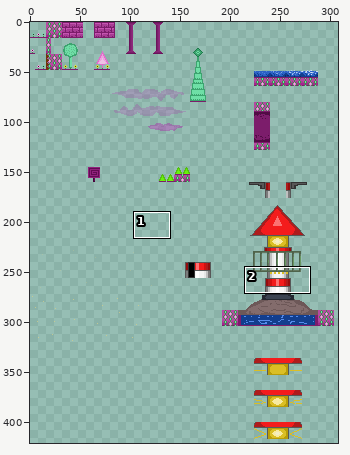
Sprite sheet -- map/tilesheet.png. Above: a wide view before the commit, with the close-up outlined.
Close-up. The starting point:
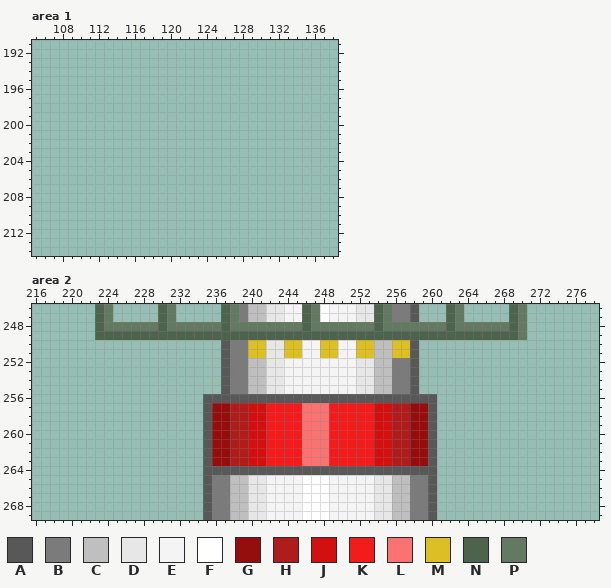
The file is 320x500 pixels. Pixels under 10% opacity are left out. Colours within 5 levels of each other are drawn and written as one. Shown: area 1: x 105..138, y 191..214; area 2: x 216..278, y 246..269. The wide view leaves out empty margins.
Palette (. is transparent): A #585858  B #7b7b7b  C #bfbfbf  D #e7e7e7  E #f4f4f4  F #ffffff  G #960d0d  H #ae1c1c  J #d21010  K #f31c1c  L #fb7272  M #dbbf25  N #4e634b  P #647961
Pixels before, area 2, first column x 223:
246 NP.....NP.....NPBCCDDEENPFEEEDDNPBBA...NP.....NP
247 NP.....NP.....NPBCCDDEENPFEEEDDNPBBA...NP.....NP
248 NPPPPPPNPPPPPPNPPPPPPPPNPPPPPPPNPPPPPPPNPPPPPPNP
249 NNNNNNNNNNNNNNNNNNNNNNNNNNNNNNNNNNNNNNNNNNNNNNNP
250 ..............ABBMMDDMMEEMMEEMMCCMMA............
251 ..............ABBMMDDMMEEMMEEMMCCMMA............
252 ..............ABBCCDDEEEEEEEEDDCCBBA............
253 ..............ABBCCDDEEEEEEEEDDCCBBA............
254 ..............ABBCCDDEEEEEEEEDDCCBBA............
255 ..............ABBCCDDEEEEEEEEDDCCBBA............
256 ............AAAAAAAAAAAAAAAAAAAAAAAAAA..........
257 ............AGGHHJJKKKKLLLKKKKKJJHHGGA..........
258 ............AGGHHJJKKKKLLLKKKKKJJHHGGA..........
259 ............AGGHHJJKKKKLLLKKKKKJJHHGGA..........
260 ............AGGHHJJKKKKLLLKKKKKJJHHGGA..........
261 ............AGGHHJJKKKKLLLKKKKKJJHHGGA..........
262 ............AGGHHJJKKKKLLLKKKKKJJHHGGA..........
263 ............AGGHHJJKKKKLLLKKKKKJJHHGGA..........
264 ............AAAAAAAAAAAAAAAAAAAAAAAAAA..........
265 ............ABBCCDDEEEEFFFEEEEEDDCCBBA..........
266 ............ABBCCDDEEEEFFFEEEEEDDCCBBA..........
267 ............ABBCCDDEEEEFFFEEEEEDDCCBBA..........
268 ............ABBCCDDEEEEFFFEEEEEDDCCBBA..........
269 ............ABBCCDDEEEEFFFEEEEEDDCCBBA..........
Now the later version:
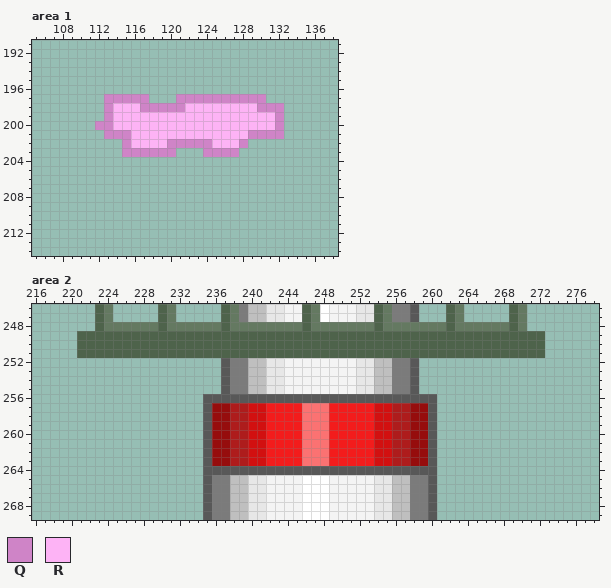
Colours new in this view: Q #cf84c7  R #fdb3f5
Change:
Area 1:
There is now colour Q in row 197 at x 113 to 117 and 121 to 130; in row 198 at x 113, 117 to 121 and 130 to 132; in row 199 at x 113 and 132; in row 200 at x 112 to 113 and 132; in row 201 at x 113 to 115 and 129 to 132; in row 202 at x 115, 120 to 124 and 128.
There is now colour Q in row 203 at x 115 to 120 and 124 to 127.
There is now colour R in row 198 at x 114 to 116 and 122 to 129; in rows 199 to 200 at x 114 to 131; in row 201 at x 116 to 128; in row 202 at x 116 to 119 and 125 to 127.
Area 2:
There is now colour N in row 249 at x 221 to 222 and 271 to 272; in rows 250 to 251 at x 221 to 236 and 259 to 272.
The edit turns colour A into colour N in rows 250 to 251 at x 237 and 258.
The edit turns colour B into colour N in rows 250 to 251 at x 238 to 239.
The edit turns colour C into colour N in rows 250 to 251 at x 254 to 255.
The edit turns colour D into colour N in rows 250 to 251 at x 242 to 243.
The edit turns colour E into colour N in rows 250 to 251 at x 246 to 247 and 250 to 251.
The edit turns colour M into colour N in rows 250 to 251 at x 240 to 241, 244 to 245, 248 to 249, 252 to 253 and 256 to 257.
The edit turns colour P into colour N in row 249 at x 270.
Boxes around the changes in both close-ups, in picture pixels (x1, y1, x2, y2):
added: (95, 94, 284, 157)
changed: (77, 331, 545, 358)
